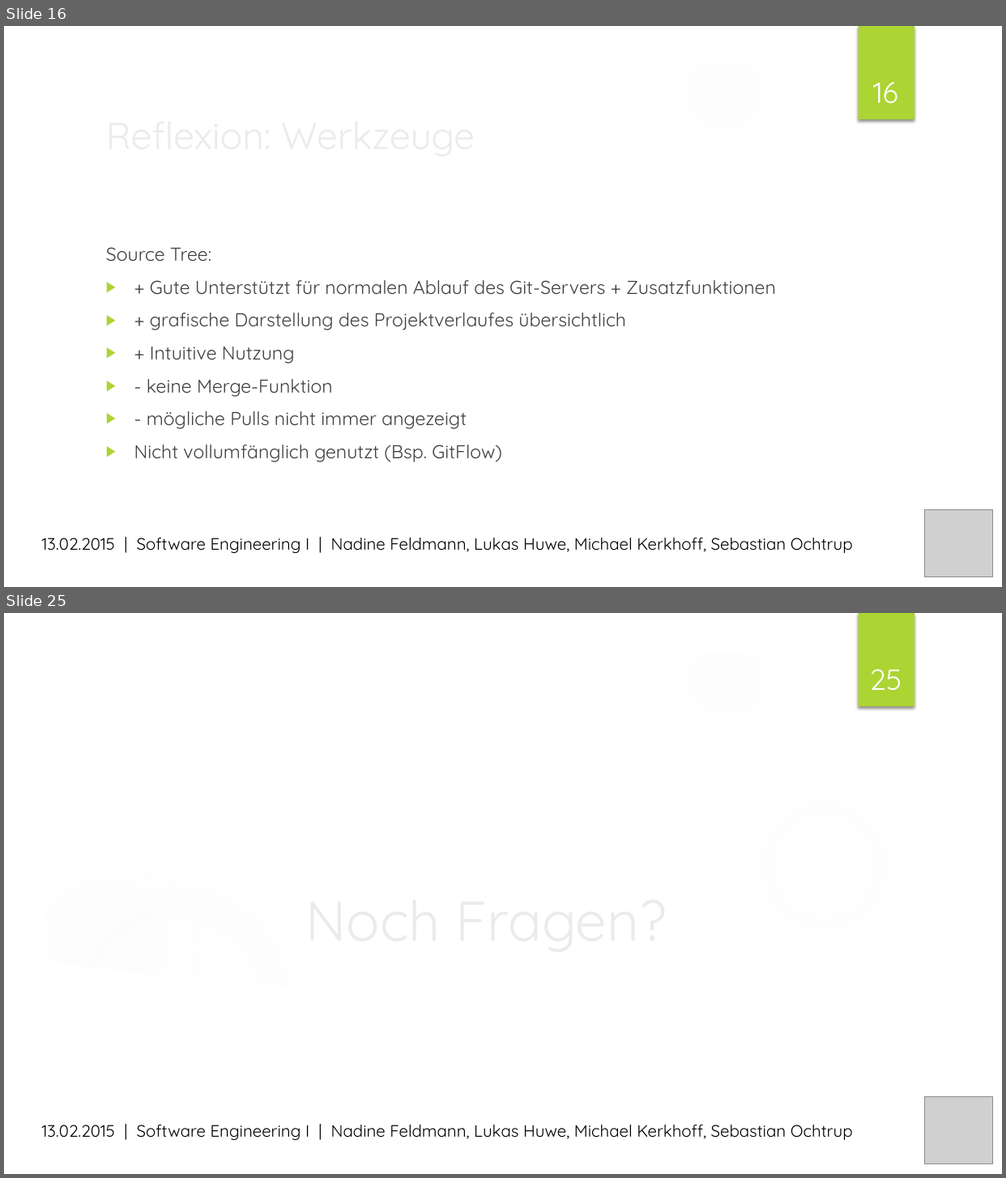
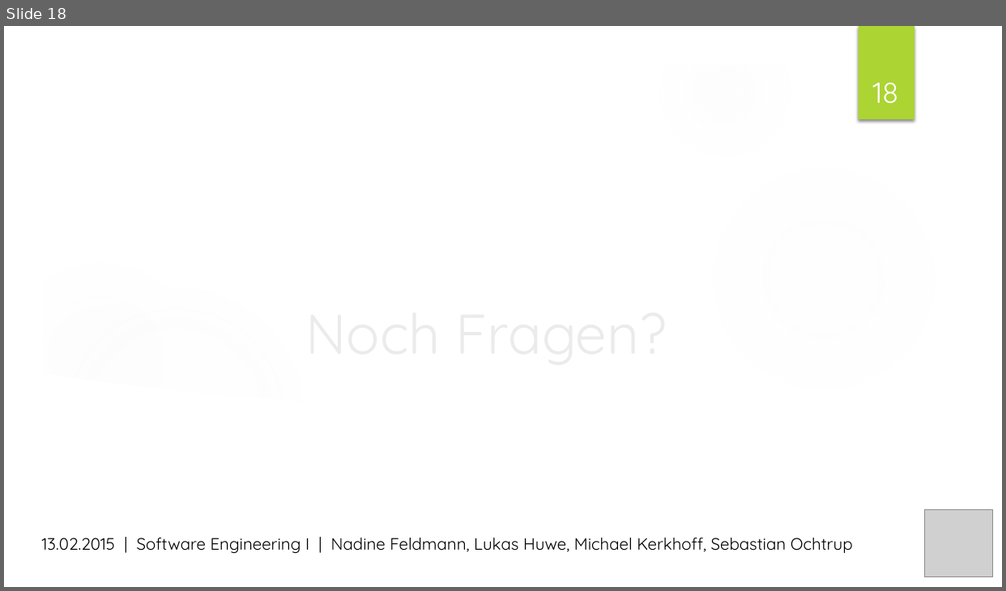
Before and after one commit to MrXXX92/pwsafe, a slide deck: Dokumentation/PWSafe Präsentation.pptx. Shown one above the other, each under a label of ours: slides 16 and 25 before the commit, slide 18 after it; the slides between them are not shown. The pictures are 1006x1178 and 1006x591 pixels, drawn with LibreOffice and Linux fonts; fonts in the diff are those of the drawing; grey boxes stand for pictures; background and template pictures are left out. Boxes give left, top, right and bottom in pixels: in the first picture for what was removed or moved away, otherwise in the second. Text is boxed around its words. In the diff, an @@ line names an element or a change of style, - is before the commit and + after.

```diff
--- a/Dokumentation/PWSafe Präsentation.pptx
+++ b/Dokumentation/PWSafe Präsentation.pptx
@@ slide 16 removed at box(4, 26, 1002, 587), background picture (left out); not listed: 7 template elements that a slide beside it also shows @@
@@ page number removed at box(873, 82, 898, 104) @@
-16
@@ title removed at box(98, 105, 816, 163) @@
-Reflexion: Werkzeuge
@@ freeform shape removed at box(698, 151, 971, 233) @@
@@ freeform shape removed at box(41, 179, 965, 550) @@
@@ text removed at box(106, 247, 776, 463) @@
-Source Tree:
-▶ + Gute Unterstützt für normalen Ablauf des Git-Servers + Zusatzfunktionen
-▶ + grafische Darstellung des Projektverlaufes übersichtlich
-▶ + Intuitive Nutzung
-▶ - keine Merge-Funktion
-▶ - mögliche Pulls nicht immer angezeigt
-▶ Nicht vollumfänglich genutzt (Bsp. GitFlow)
@@ picture removed at box(925, 510, 992, 577) @@
@@ text removed at box(42, 538, 853, 553) @@
-13.02.2015 | Software Engineering I | Nadine Feldmann, Lukas Huwe, Michael Kerkhoff, Sebastian Ochtrup
@@ what was slide 25 is now slide 18 @@
@@ page number at box(872, 83, 898, 104): text changed @@
-25
+18
```
Also in this commit, not shown: 13 slides changed, 6 other slides removed.
